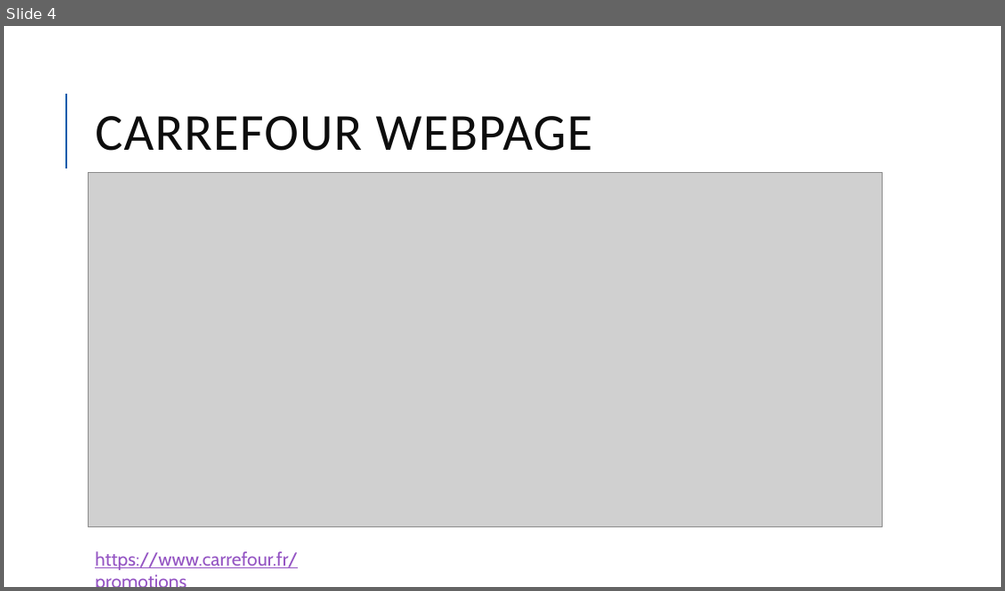
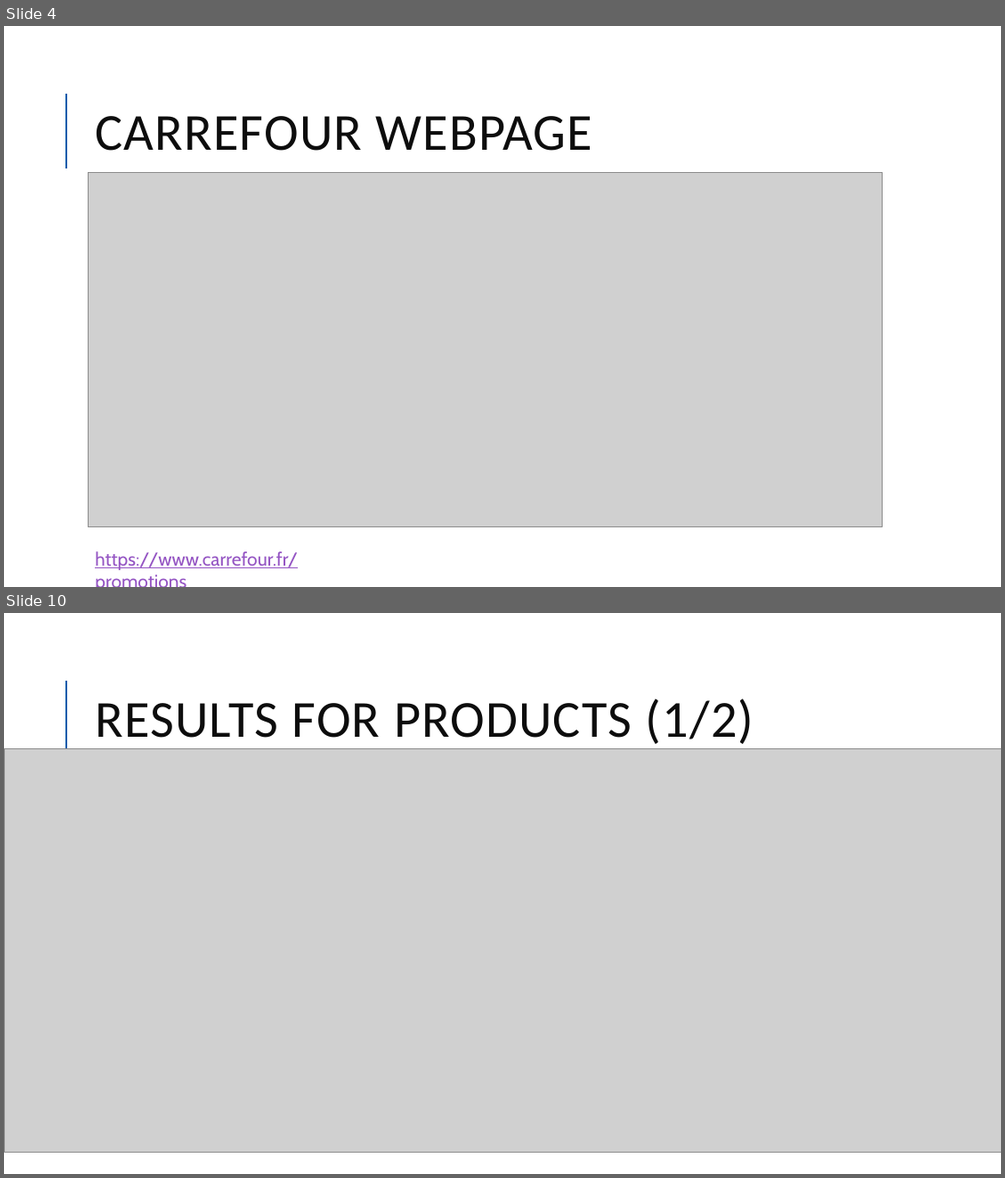
Before and after one commit to Camillelib/Web_Scrapping_project, a slide deck: Output/Project week 3.pptx. Shown one above the other, each under a label of ours: slide 4 before the commit, slides 4 and 10 after it; the slides between them are not shown. The pictures are 1005x591 and 1005x1178 pixels, drawn with LibreOffice and Linux fonts; fonts in the diff are those of the drawing; grey boxes stand for pictures. Boxes give left, top, right and bottom in pixels: in the first picture for what was removed or moved away, otherwise in the second. Text is boxed around its words. In the diff, an @@ line names an element or a change of style, - is before the commit and + after.

```diff
--- a/Output/Project week 3.pptx
+++ b/Output/Project week 3.pptx
@@ slide 10 added at (4, 613, 1001, 1174), background #FFFFFF; not listed: 1 template element that a slide beside it also shows @@
@@ title added at (95, 698, 753, 749), 50 pt, text #0D0D0D @@
+RESULTS FOR PRODUCTS (1/2)
@@ picture added at (4, 748, 1001, 1152) @@
```
Also in this commit, not shown: 5 slides changed, 3 other slides added, 1 slide removed, 15 other files.
